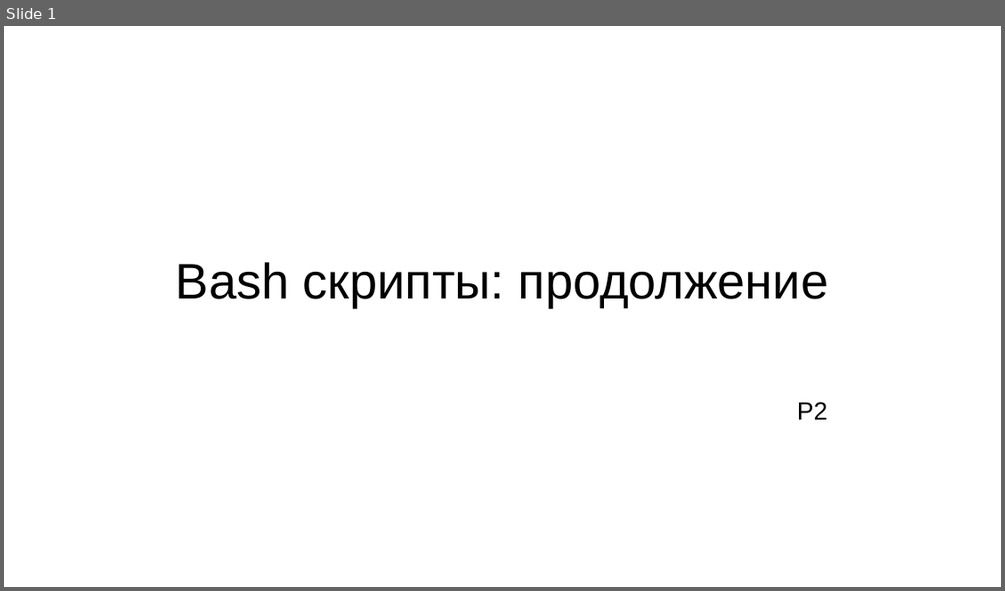
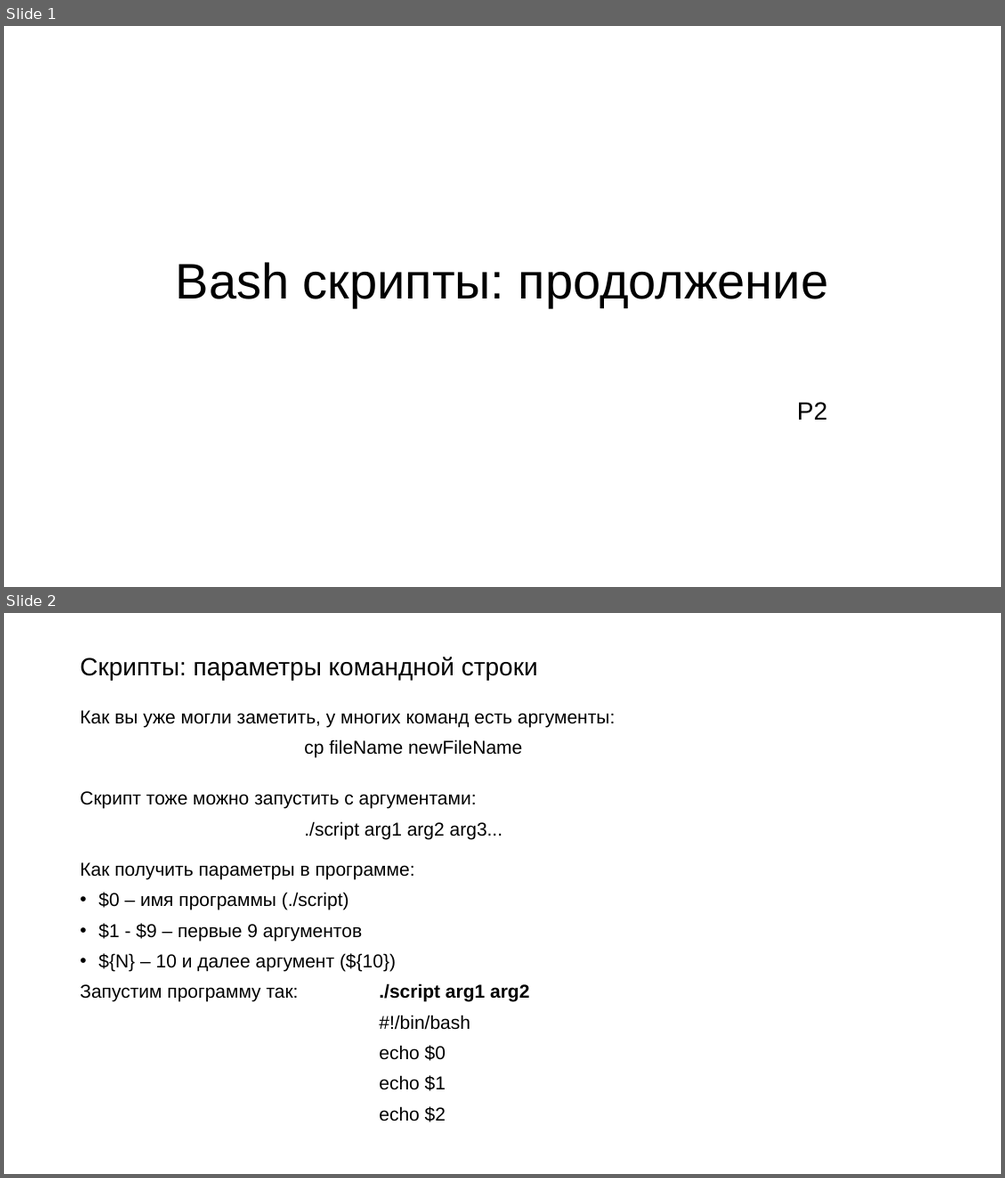
Before and after one commit to Rudeigin/OI, a slide deck: 3 лекция/Баш продолжение.pptx. Shown one above the other, each under a label of ours: slide 1 before the commit, slides 1 and 2 after it. The pictures are 1005x591 and 1005x1178 pixels, drawn with LibreOffice and Linux fonts; fonts in the diff are those of the drawing. Boxes give left, top, right and bottom in pixels: in the first picture for what was removed or moved away, otherwise in the second. Text is boxed around its words. In the diff, an @@ line names an element or a change of style, - is before the commit and + after.

Commit message:
upd bash first lec

```diff
--- a/3 лекция/Баш продолжение.pptx
+++ b/3 лекция/Баш продолжение.pptx
@@ slide 2 added at [4,613,1001,1174], background #FFFFFF @@
@@ title added at [80,657,538,681], 24 pt, text #000000 @@
+Скрипты: параметры командной строки
@@ text added at [80,710,615,1122], 18 pt, text #000000 @@
+Как вы уже могли заметить, у многих команд есть аргументы:
+cp fileName newFileName
+Скрипт тоже можно запустить с аргументами:
+./script arg1 arg2 arg3...
+Как получить параметры в программе:
+• $0 – имя программы (./script)
+• $1 - $9 – первые 9 аргументов
+• ${N} – 10 и далее аргумент (${10})
+Запустим программу так: ./script arg1 arg2
+#!/bin/bash
+echo $0
+echo $1
+echo $2
```
Also in this commit, not shown: 3 other slides added, 1 other file.
